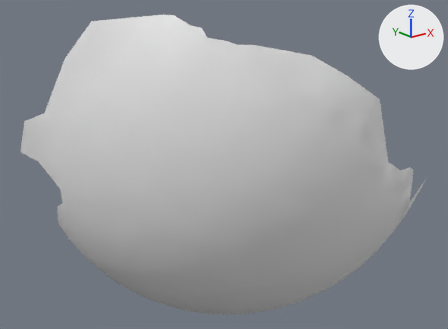
The OBJ model res/final/projectorfocus/cleanedup/ProjectorFocus_P15.000001.obj, before and after one commit.
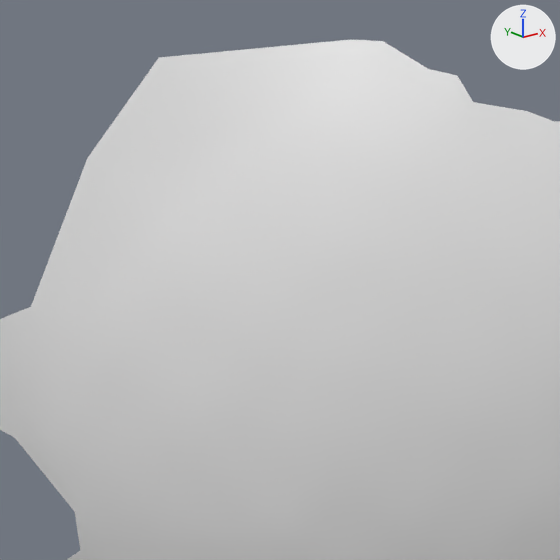
Old and new are each drawn whole from a camera (50 mm lens) standing at (-180.4, -171.0, 58.0) and looking at (-45.6, -2.4, -9.4) and again close up on the part from 7% to 53% of the width and 0% to 63% of the height. Arrows for +X, +Y and +Z are at upper right; the lights stay in place. Where no turn or scale is listed for an object, it has been applied to the vertices.

Objects in the first close-up: 'ProjectorFocus_P15.000001'.
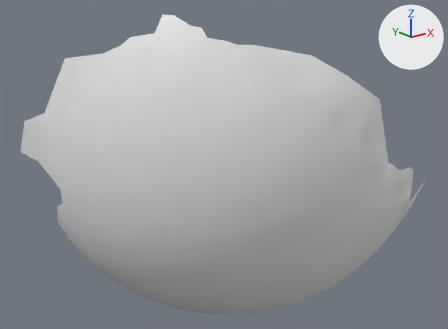
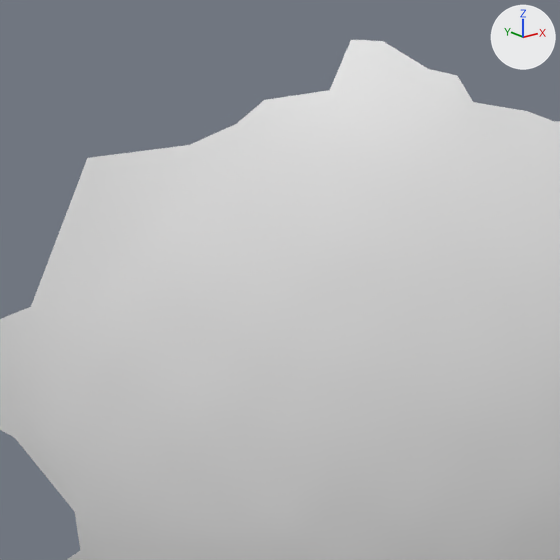
Changed parts and their boxes (x1, y1, x2, y2) in the close-ups (560 x 560 px):
part 1 of me_projectorfocus_p15_000001, deleted
    before: (88, 40, 351, 158)

The edits, one by one:
me_projectorfocus_p15_000001 has 3063 vertices, 6052 faces and spans x -105.3..29.1, y -59.2..37.7, z -76.5..45.9.
me_projectorfocus_p15_000001 is used by ob_projectorfocus_p15_000001; location (0.0, 0.0, 0.0).
Verts and faces of me_projectorfocus_p15_000001; kept vertices keep their numbers, new ones are numbered from 3063.
Before the commit, vertices of me_projectorfocus_p15_000001: 2812 (-93.5, -5.6, 34.7) at pixel (189, 144), 2842 (-83.5, -18.2, 40.9) at pixel (329, 90), 2966 (-90.3, -10.3, 37.2) at pixel (236, 123), 2988 (-80.4, -17.8, 45.9) at pixel (351, 39), 3001 (-87.9, -12.3, 39.7) at pixel (264, 99).
Before the commit, vertices of me_projectorfocus_p15_000001: 3058 (-93.7, -0.1, 43.6) at pixel (158, 57), 3059 (-99.8, 6.6, 32.6) at pixel (87, 157).
Part 1, on me_projectorfocus_p15_000001:
Vertices deleted: 3058 (with the faces that use them).
